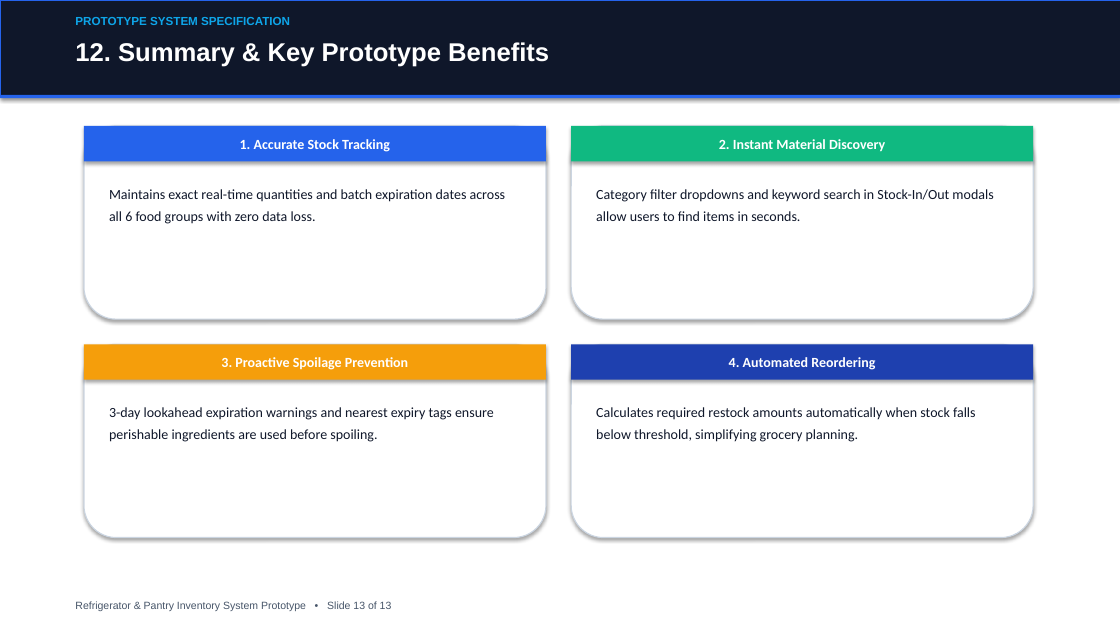
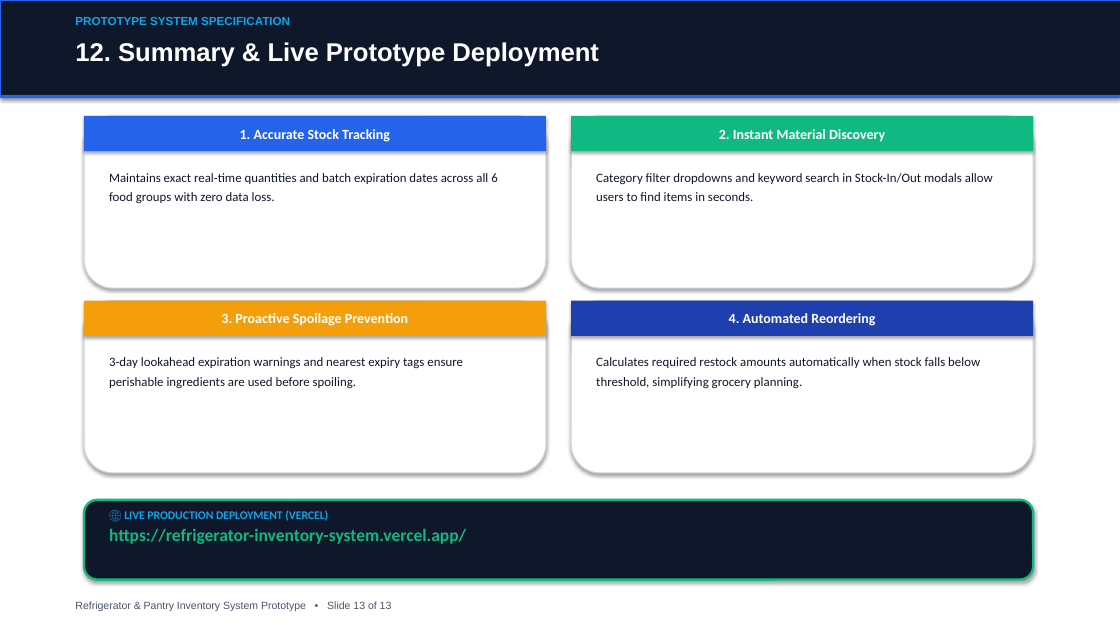
Before and after one commit to APrathapJoel/Refrigerator-Inventory-System, a slide deck: slide 13 of RIMS_System_Specification.pptx. Drawn at 1120x630 pixels with LibreOffice and Linux fonts; fonts in the diff are those of the drawing. Boxes give left, top, right and bottom in pixels: in the first picture for what was removed or moved away, otherwise in the second. Text is boxed around its words. In the diff, an @@ line names an element or a change of style, - is before the commit and + after.

```diff
--- a/RIMS_System_Specification.pptx
+++ b/RIMS_System_Specification.pptx
@@ text at (75, 42, 599, 67): text changed @@
-12. Summary & Key Prototype Benefits
+12. Summary & Live Prototype Deployment
@@ rectangle "1. Accurate Stock Tracking": place and size @@
-rectangle "1. Accurate Stock Tracking" at (84, 126, 546, 161)
+rectangle "1. Accurate Stock Tracking" at (84, 116, 546, 151)
@@ rounded rectangle: place and size @@
-rounded rectangle at (84, 126, 546, 319)
+rounded rectangle at (84, 116, 546, 288)
@@ rectangle "2. Instant Material Discovery": place and size @@
-rectangle "2. Instant Material Discovery" at (571, 126, 1033, 161)
+rectangle "2. Instant Material Discovery" at (571, 116, 1033, 151)
@@ rounded rectangle: place and size @@
-rounded rectangle at (571, 126, 1033, 319)
+rounded rectangle at (571, 116, 1033, 288)
@@ text "Maintains exact real-time quantities and ...": place and size @@
-text "Maintains exact real-time quantities and ..." at (109, 189, 506, 224)
+text "Maintains exact real-time quantities and ..." at (109, 173, 497, 204)
@@ text "Category filter dropdowns and keyword ...": place and size @@
-text "Category filter dropdowns and keyword ..." at (596, 189, 993, 221)
+text "Category filter dropdowns and keyword ..." at (596, 173, 993, 201)
@@ rectangle "3. Proactive Spoilage Prevention": place and size @@
-rectangle "3. Proactive Spoilage Prevention" at (84, 344, 546, 380)
+rectangle "3. Proactive Spoilage Prevention" at (84, 301, 546, 336)
@@ rounded rectangle: place and size @@
-rounded rectangle at (84, 344, 546, 538)
+rounded rectangle at (84, 301, 546, 473)
@@ rectangle "4. Automated Reordering": place and size @@
-rectangle "4. Automated Reordering" at (571, 344, 1033, 380)
+rectangle "4. Automated Reordering" at (571, 301, 1033, 336)
@@ rounded rectangle: place and size @@
-rounded rectangle at (571, 344, 1033, 538)
+rounded rectangle at (571, 301, 1033, 473)
@@ text "3-day lookahead expiration warnings and ...": place and size @@
-text "3-day lookahead expiration warnings and ..." at (109, 407, 494, 442)
+text "3-day lookahead expiration warnings and ..." at (109, 357, 463, 389)
@@ size 12 to 11 pt; line spacing 1.3 to 1.25 in 4 elements at (109, 173, 497, 204), (596, 173, 993, 201), (109, 357, 463, 389), (596, 357, 980, 389) @@
@@ text "Calculates required restock amounts automatically ...": place and size @@
-text "Calculates required restock amounts automatically ..." at (596, 407, 976, 442)
+text "Calculates required restock amounts automatically ..." at (596, 357, 980, 389)
@@ rounded rectangle added at (84, 500, 1033, 580), fill #0F172A, outline #10B981 2 pt @@
@@ text added at (109, 510, 466, 544), 15 pt, text #10B981, bold @@
+🌐 LIVE PRODUCTION DEPLOYMENT (VERCEL)
+https://refrigerator-inventory-system.vercel.app/
```
Also in this commit, not shown: 1 other file.
